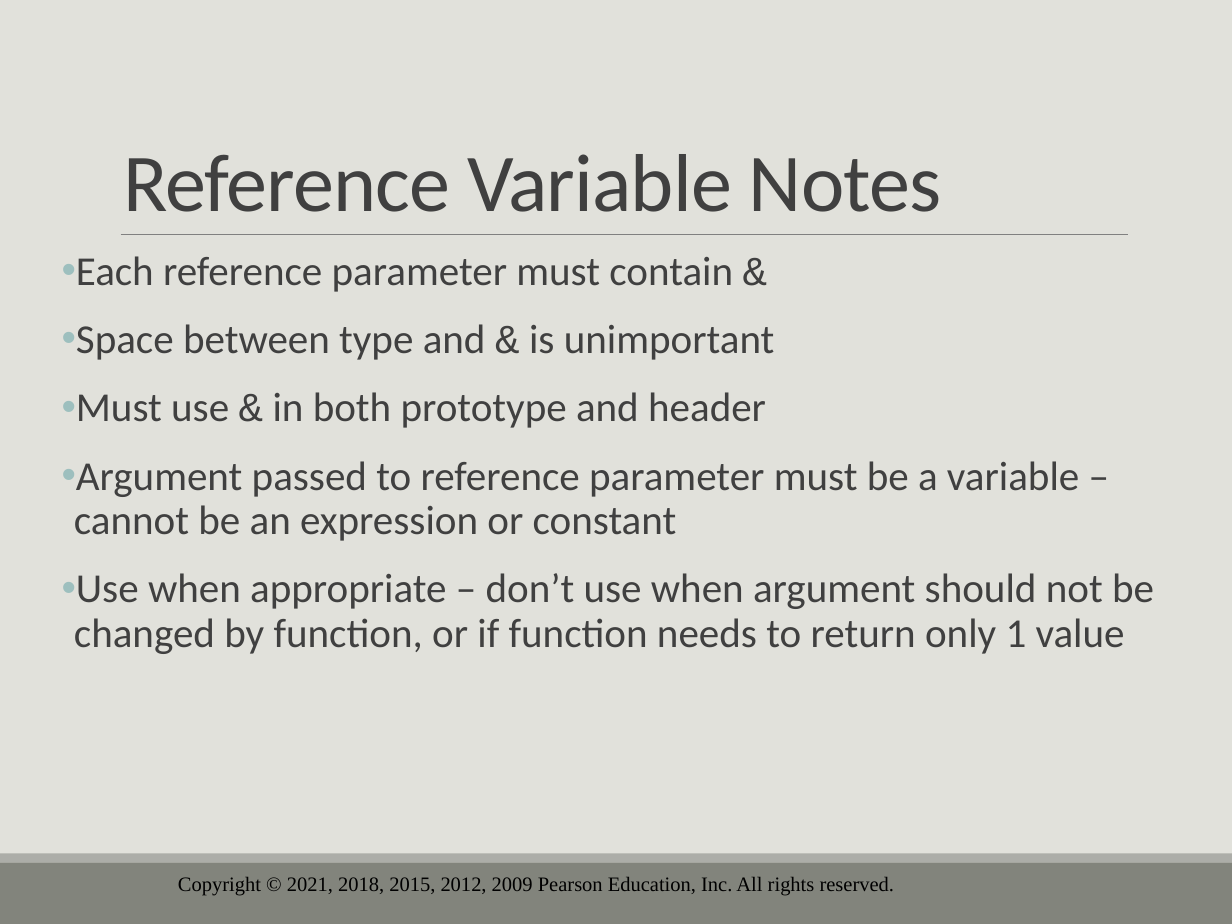
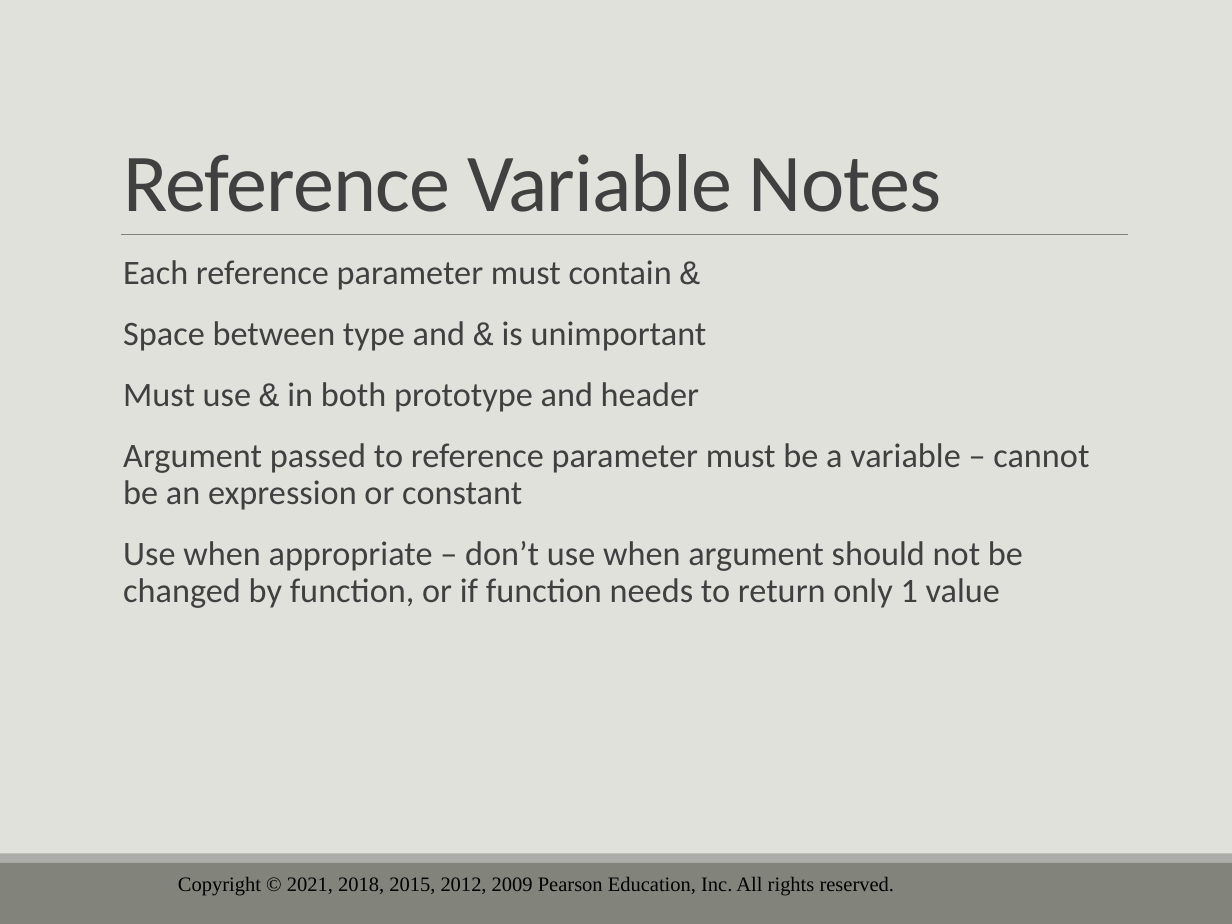
Before and after one commit to drolsonmi/eng1400, a slide deck: slide 56 of 1400_06_Functions.pptx (slide 73 before the commit). Drawn at 1232x924 pixels with LibreOffice and Linux fonts; fonts in the diff are those of the drawing; background and template pictures are left out. Boxes give left, top, right and bottom in pixels: in the first picture for what was removed or moved away, otherwise in the second. Text is boxed around its words. In the diff, an @@ line names an element or a change of style, - is before the commit and + after.

```diff
--- a/1400_06_Functions.pptx
+++ b/1400_06_Functions.pptx
@@ text "Each reference parameter must contain ...": place and size @@
-text "Each reference parameter must contain ..." at (74,256,1154,654)
+text "Each reference parameter must contain ..." at (123,260,1089,608)
@@ text "Each reference parameter must contain ..." at (123,260,1089,608): size 24 to 20 pt; bullet • to   @@
```
Also in this commit, not shown: 17 other slides changed, 17 slides removed, 2 other files.
